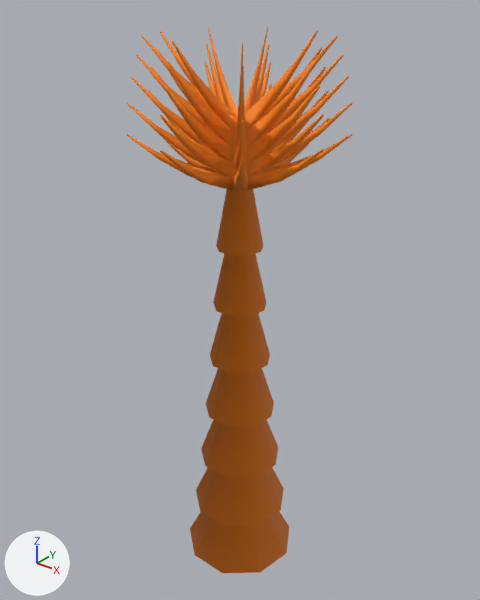
The FBX model Firekeeper/Assets/3D Assets/trees/tree1.fbx: old version first, new version second.
Rendered twice from a 50 mm camera at (12.49, -7.6, 9.79) aimed at (6.3, 0.14, 5.0). Arrows for +X, +Y and +Z are at lower left; the lights stay in place. Vertices at the same position are counted once.
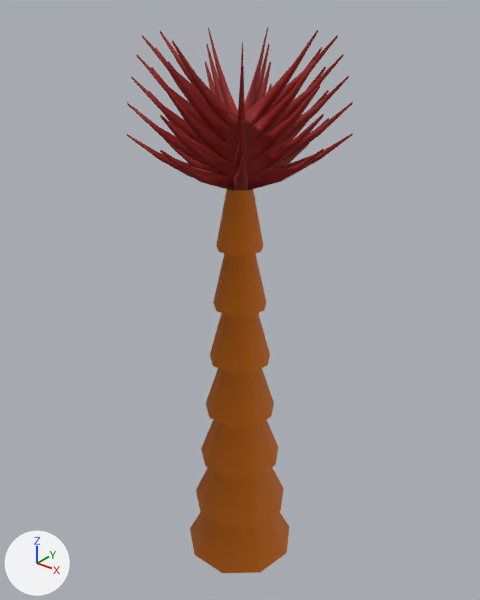
Where the change shows, as pixel boxes [x1, y1, x2, y2] in the pictures (480 x 600 px):
part 1 of me_circle_002, recoloured (orange to red)
    both: [127, 27, 353, 190]

The change in detail:
Material 'tree_orange_2' (mat_tree_orange_2) is new.
Its base color is (0.274, 0.00309, 0.000697) (red #8f0a02).
Its roughness is 0.69.
me_circle_002 has 722 vertices, 729 faces and spans x -1.59..1.59, y -1.61..1.52, z 0.0..9.1.
me_circle_002 is used by ob_circle_001; location (6.41, 0.0, 0.0).
me_circle_002 part 1: all 603 faces centred in x -1.59..1.59, y -1.61..1.51, z 7.0..9.09 switch from mat_tree_orange (orange #ff870c) to mat_tree_orange_2 (red #8f0a02).
